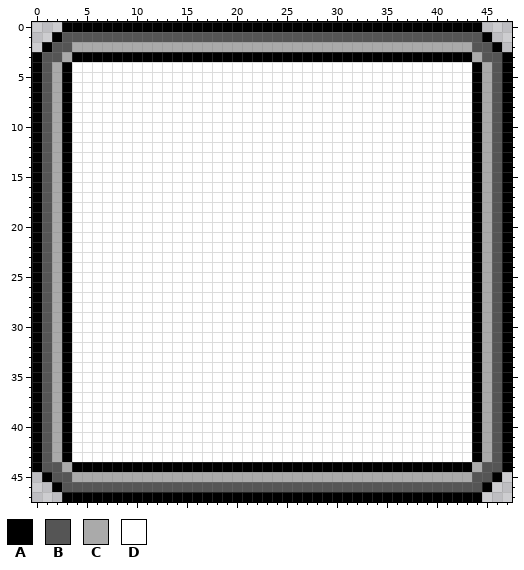
Two versions of one pixel-art file, resources/sprites/original/dialogs/frame.ase. The first picture shows the starting point.
48x48 pixels, 1 frame. Colours within 5 levels of each other are drawn and written as one.
Palette (. is transparent): A #000000  B #555555  C #aaaaaa  D #ffffff
Pixels before, first column x 0:
 0 ...AAAAAAAAAAAAAAAAAAAAAAAAAAAAAAAAAAAAAAAAAA...
 1 ..ABBBBBBBBBBBBBBBBBBBBBBBBBBBBBBBBBBBBBBBBBBA..
 2 .ABBCCCCCCCCCCCCCCCCCCCCCCCCCCCCCCCCCCCCCCCCBBA.
 3 ABBCAAAAAAAAAAAAAAAAAAAAAAAAAAAAAAAAAAAAAAAACBBA
 4 ABCADDDDDDDDDDDDDDDDDDDDDDDDDDDDDDDDDDDDDDDDACBA
 5 ABCADDDDDDDDDDDDDDDDDDDDDDDDDDDDDDDDDDDDDDDDACBA
 6 ABCADDDDDDDDDDDDDDDDDDDDDDDDDDDDDDDDDDDDDDDDACBA
 7 ABCADDDDDDDDDDDDDDDDDDDDDDDDDDDDDDDDDDDDDDDDACBA
 8 ABCADDDDDDDDDDDDDDDDDDDDDDDDDDDDDDDDDDDDDDDDACBA
 9 ABCADDDDDDDDDDDDDDDDDDDDDDDDDDDDDDDDDDDDDDDDACBA
10 ABCADDDDDDDDDDDDDDDDDDDDDDDDDDDDDDDDDDDDDDDDACBA
11 ABCADDDDDDDDDDDDDDDDDDDDDDDDDDDDDDDDDDDDDDDDACBA
12 ABCADDDDDDDDDDDDDDDDDDDDDDDDDDDDDDDDDDDDDDDDACBA
13 ABCADDDDDDDDDDDDDDDDDDDDDDDDDDDDDDDDDDDDDDDDACBA
14 ABCADDDDDDDDDDDDDDDDDDDDDDDDDDDDDDDDDDDDDDDDACBA
15 ABCADDDDDDDDDDDDDDDDDDDDDDDDDDDDDDDDDDDDDDDDACBA
16 ABCADDDDDDDDDDDDDDDDDDDDDDDDDDDDDDDDDDDDDDDDACBA
17 ABCADDDDDDDDDDDDDDDDDDDDDDDDDDDDDDDDDDDDDDDDACBA
18 ABCADDDDDDDDDDDDDDDDDDDDDDDDDDDDDDDDDDDDDDDDACBA
19 ABCADDDDDDDDDDDDDDDDDDDDDDDDDDDDDDDDDDDDDDDDACBA
20 ABCADDDDDDDDDDDDDDDDDDDDDDDDDDDDDDDDDDDDDDDDACBA
21 ABCADDDDDDDDDDDDDDDDDDDDDDDDDDDDDDDDDDDDDDDDACBA
22 ABCADDDDDDDDDDDDDDDDDDDDDDDDDDDDDDDDDDDDDDDDACBA
23 ABCADDDDDDDDDDDDDDDDDDDDDDDDDDDDDDDDDDDDDDDDACBA
24 ABCADDDDDDDDDDDDDDDDDDDDDDDDDDDDDDDDDDDDDDDDACBA
25 ABCADDDDDDDDDDDDDDDDDDDDDDDDDDDDDDDDDDDDDDDDACBA
26 ABCADDDDDDDDDDDDDDDDDDDDDDDDDDDDDDDDDDDDDDDDACBA
27 ABCADDDDDDDDDDDDDDDDDDDDDDDDDDDDDDDDDDDDDDDDACBA
28 ABCADDDDDDDDDDDDDDDDDDDDDDDDDDDDDDDDDDDDDDDDACBA
29 ABCADDDDDDDDDDDDDDDDDDDDDDDDDDDDDDDDDDDDDDDDACBA
30 ABCADDDDDDDDDDDDDDDDDDDDDDDDDDDDDDDDDDDDDDDDACBA
31 ABCADDDDDDDDDDDDDDDDDDDDDDDDDDDDDDDDDDDDDDDDACBA
32 ABCADDDDDDDDDDDDDDDDDDDDDDDDDDDDDDDDDDDDDDDDACBA
33 ABCADDDDDDDDDDDDDDDDDDDDDDDDDDDDDDDDDDDDDDDDACBA
34 ABCADDDDDDDDDDDDDDDDDDDDDDDDDDDDDDDDDDDDDDDDACBA
35 ABCADDDDDDDDDDDDDDDDDDDDDDDDDDDDDDDDDDDDDDDDACBA
36 ABCADDDDDDDDDDDDDDDDDDDDDDDDDDDDDDDDDDDDDDDDACBA
37 ABCADDDDDDDDDDDDDDDDDDDDDDDDDDDDDDDDDDDDDDDDACBA
38 ABCADDDDDDDDDDDDDDDDDDDDDDDDDDDDDDDDDDDDDDDDACBA
39 ABCADDDDDDDDDDDDDDDDDDDDDDDDDDDDDDDDDDDDDDDDACBA
40 ABCADDDDDDDDDDDDDDDDDDDDDDDDDDDDDDDDDDDDDDDDACBA
41 ABCADDDDDDDDDDDDDDDDDDDDDDDDDDDDDDDDDDDDDDDDACBA
42 ABCADDDDDDDDDDDDDDDDDDDDDDDDDDDDDDDDDDDDDDDDACBA
43 ABCADDDDDDDDDDDDDDDDDDDDDDDDDDDDDDDDDDDDDDDDACBA
44 ABBCAAAAAAAAAAAAAAAAAAAAAAAAAAAAAAAAAAAAAAAACBBA
45 .ABBCCCCCCCCCCCCCCCCCCCCCCCCCCCCCCCCCCCCCCCCBBA.
46 ..ABBBBBBBBBBBBBBBBBBBBBBBBBBBBBBBBBBBBBBBBBBA..
47 ...AAAAAAAAAAAAAAAAAAAAAAAAAAAAAAAAAAAAAAAAAA...
After the commit:
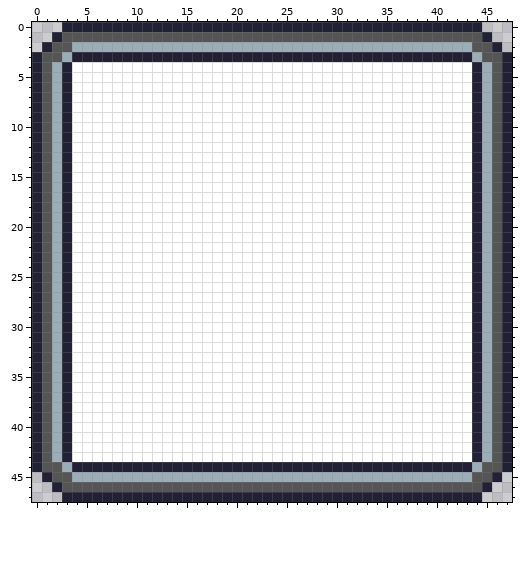
Changes in this commit:
colour A: #000000 -> #222034
colour C: #aaaaaa -> #9badb7
